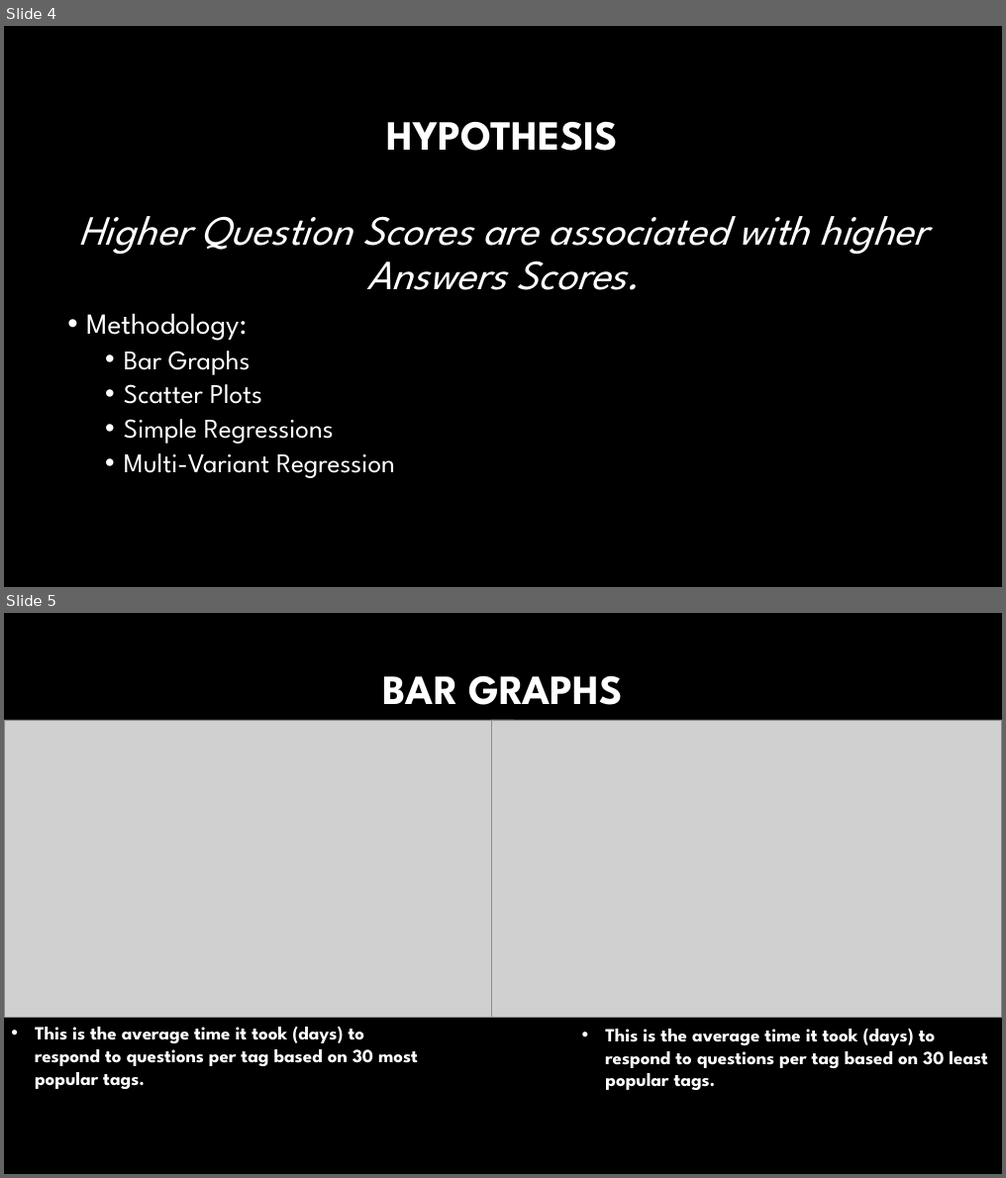
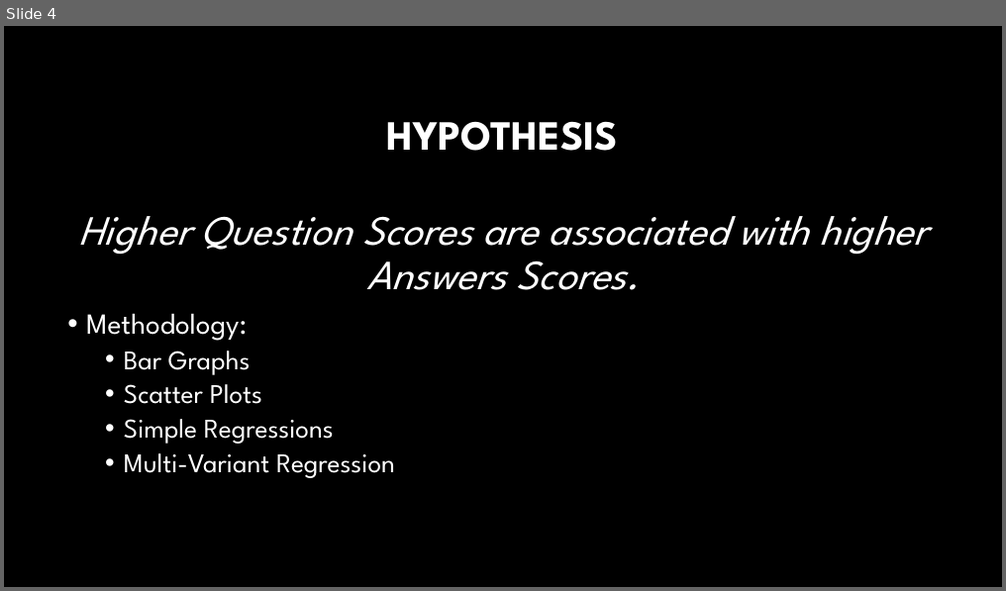
Before and after one commit to fosshie/tnn, a slide deck: PPAnalysis.pptx. Shown one above the other, each under a label of ours: slides 4 and 5 before the commit, slide 4 after it. The pictures are 1006x1178 and 1006x591 pixels, drawn with LibreOffice and Linux fonts; fonts in the diff are those of the drawing; grey boxes stand for pictures; background and template pictures are left out. Boxes give left, top, right and bottom in pixels: in the first picture for what was removed or moved away, otherwise in the second. Text is boxed around its words. In the diff, an @@ line names an element or a change of style, - is before the commit and + after.

```diff
--- a/PPAnalysis.pptx
+++ b/PPAnalysis.pptx
@@ slide 5 removed at (4,613,1002,1174), background #000000 @@
@@ title removed at (383,675,623,705) @@
-BAR GRAPHS
@@ picture removed at (4,720,514,1018) @@
@@ picture removed at (491,720,1002,1018) @@
@@ text removed at (35,1027,418,1089) @@
-• This is the average time it took (days) to respond to questions per tag based on 30 most popular tags.
@@ text removed at (605,1029,988,1090) @@
-• This is the average time it took (days) to respond to questions per tag based on 30 least popular tags.
```
Also in this commit, not shown: 3 slides changed, 5 slides added, 6 other slides removed, 2 other files.
